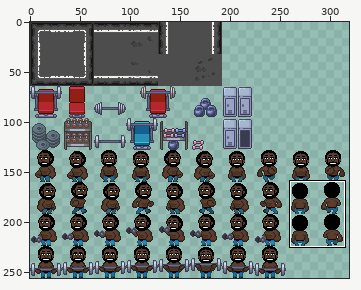
Sprite sheet -- asset-canister/nft/d490e01c-b2a9-48a8-a2b7-70a6ca2a1806.png. Above, an overview of the earlier version with the close-up marked.
Close-up. Before the commit:
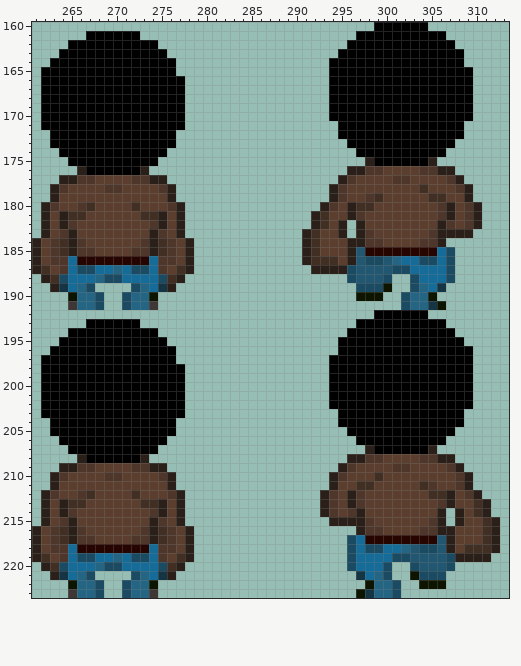
The file is 320x256 pixels. Colours within 5 levels of each other are drawn and written as one. Shown: x 261..313, y 160..223. The wide view leaves out empty margins.
The same view after the edit:
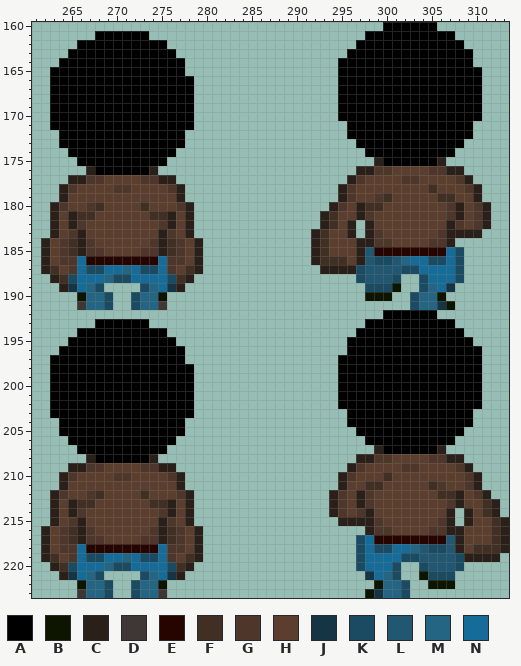
Palette (. is transparent): A #000000  B #0d1500  C #2b2019  D #3e3736  E #260500  F #412f24  G #4e372a  H #5b3e2d  J #153544  K #1b4b62  L #215770  M #246584  N #156c99
Changes in this commit:
y 160: x 299 A -> .; x 305 . -> A
y 161: x 267 A -> .; x 273 . -> A; x 297 A -> .; x 307 . -> A
y 162: x 265 A -> .; x 275 . -> A; x 296 A -> .; x 308 . -> A
y 163: x 264 A -> .; x 276 . -> A; x 295 A -> .; x 309 . -> A
y 164: x 263 A -> .; x 277 . -> A; x 294 A -> .; x 309 . -> A
y 165: x 262 A -> .; x 277 . -> A; x 294 A -> .; x 310 . -> A
y 166..170: x 262 A -> .; x 278 . -> A; x 294 A -> .; x 310 . -> A
y 171: x 262 A -> .; x 278 . -> A; x 295 A -> .; x 309 . -> A
y 172: x 263 A -> .; x 277 . -> A; x 295 A -> .; x 309 . -> A
y 173: x 263 A -> .; x 277 . -> A; x 296 A -> .; x 308 . -> A
y 174: x 264 A -> .; x 276 . -> A; x 297 A -> .; x 307 . -> A
y 175: x 265 A -> .; x 275 . -> A; x 298..299 CA -> .C; x 305..306 C. -> AC
y 176: x 266..267 CA -> .C; x 273..274 C. -> AC; x 296 C -> .; x 298 G -> C; x 300 H -> G; x 304 G -> H; x 306 C -> G; x 308 . -> C
y 177: x 264 C -> .; x 266 G -> C; x 268 H -> G; x 272 G -> H; x 274 C -> G; x 276 . -> C; x 295..297 CGH -> .CG; x 301 G -> H; x 303 H -> G; x 307..309 GC. -> HGC
y 178: x 263..265 CGH -> .CG; x 269 G -> H; x 271 H -> G; x 275..277 GC. -> HGC; x 294..296 CGH -> .CG; x 304..305 FH -> HF; x 308..310 GC. -> HGC
y 179: x 263..264 CH -> .C; x 276..277 C. -> HC; x 294..296 CGH -> .CG; x 298..300 GFH -> HGF; x 305 F -> H; x 307 H -> F; x 309..310 C. -> HC
y 180: x 262..264 CGH -> .CG; x 266..268 GFH -> HGF; x 272..273 FH -> HF; x 276..278 GC. -> HGC; x 293..297 CGHCF -> .CGHC; x 299 H -> F; x 306..311 GCHGC. -> HGCHGC
y 181: x 262..265 CHCF -> .CHC; x 267 H -> F; x 273 F -> H; x 275..278 CHC. -> FCHC; x 292..294 CFH -> .CF; x 296..298 CGH -> HCG; x 306..311 GCHGC. -> HGCHGC
y 182: x 262..266 CHCGH -> .CHCG; x 274..278 GCHC. -> HGCHC; x 292..298 CFHC.CH -> .CFHC.C; x 306..311 CGHGC. -> HCGHGC
y 183: x 262..266 CHGCH -> .CHGC; x 274..278 CGHC. -> HCGHC; x 291..293 CFH -> .CF; x 295..299 C.CGH -> HC.CG; x 305..306 GC -> HG; x 310 . -> C
y 184: x 261..267 CHGFCGH -> .CHGFCG; x 273..279 GCFGHC. -> HGCFGHC; x 291..293 CFH -> .CF; x 296 C -> H; x 298 G -> C; x 300 H -> G; x 304 G -> H; x 306..307 C. -> GC
y 185: x 261..266 CHGFCG -> .CHGFC; x 268 H -> G; x 272 G -> H; x 274..279 CFGHC. -> GCFGHC; x 291..293 CFH -> .CF; x 296..298 CLE -> HCL; x 306..308 NK. -> ENK
y 186: x 261..263 CHG -> .CH; x 265..266 NE -> GN; x 274..275 NG -> EN; x 277..279 HC. -> GHC; x 291..292 CF -> .C; x 295..298 HCLK -> FHCL; x 300..302 LMN -> KLM; x 304 K -> N; x 306..308 NK. -> KNK
y 187: x 261..266 CFHGNK -> .CFHGN; x 268 N -> K; x 270..272 MNK -> NMN; x 274..279 NGHFC. -> KNGHFC; x 292 C -> .; x 296..297 KL -> CK; x 301 K -> L; x 303 N -> K; x 307..308 K. -> NK
y 188: x 262..265 CFKN -> .CFK; x 268..269 MK -> NM; x 271 N -> K; x 275..278 KFC. -> NKFC; x 296..297 KL -> .K; x 300..301 K. -> LK; x 303..304 KN -> .K; x 307..308 K. -> NK
y 189: x 263..268 CJNMK. -> .CJNMK; x 272..277 KMNJC. -> .KMNJC; x 297 K -> .; x 300..301 B. -> KB; x 303..307 KMNJ. -> .KMNJ
y 190: x 265..266 BM -> .B; x 268..269 K. -> MK; x 271..272 KM -> .K; x 274..275 B. -> MB; x 297 B -> .; x 300 . -> B; x 302..303 KM -> .K; x 305..306 B. -> MB
y 191: x 265..266 DM -> .D; x 268..269 K. -> MK; x 271..272 KM -> .K; x 274..275 D. -> MD; x 302..303 KM -> .K; x 305..307 JB. -> MJB
y 192: x 299 A -> .; x 305 . -> A
y 193: x 267 A -> .; x 273 . -> A; x 297 A -> .; x 307 . -> A
y 194: x 265 A -> .; x 275 . -> A; x 296 A -> .; x 308 . -> A
y 195: x 264 A -> .; x 276 . -> A; x 295 A -> .; x 309 . -> A
y 196: x 263 A -> .; x 277 . -> A; x 295 A -> .; x 310 . -> A
y 197: x 262 A -> .; x 277 . -> A; x 294 A -> .; x 310 . -> A
y 198..202: x 262 A -> .; x 278 . -> A; x 294 A -> .; x 310 . -> A
y 203: x 262 A -> .; x 278 . -> A; x 295 A -> .; x 309 . -> A
y 204: x 263 A -> .; x 277 . -> A; x 295 A -> .; x 309 . -> A
y 205: x 263 A -> .; x 277 . -> A; x 296 A -> .; x 308 . -> A
y 206: x 264 A -> .; x 276 . -> A; x 297 A -> .; x 307 . -> A
y 207: x 265 A -> .; x 275 . -> A; x 298..299 CA -> .C; x 305..306 C. -> AC
y 208: x 266..267 CA -> .C; x 273..274 C. -> AC; x 296 C -> .; x 298 G -> C; x 300 H -> G; x 304 G -> H; x 306 C -> G; x 308 . -> C
y 209: x 264 C -> .; x 266 G -> C; x 268 H -> G; x 272 G -> H; x 274 C -> G; x 276 . -> C; x 295..297 CGH -> .CG; x 301 G -> H; x 303 H -> G; x 307..309 GC. -> HGC
y 210: x 263..265 CGH -> .CG; x 269 G -> H; x 271 H -> G; x 275..277 GC. -> HGC; x 294..296 CGH -> .CG; x 299..300 FH -> HF; x 308..310 GC. -> HGC
y 211: x 263..264 CH -> .C; x 276..277 C. -> HC; x 294..295 CH -> .C; x 297 F -> H; x 299 H -> F; x 304..306 FGH -> HFG; x 308..310 GC. -> HGC
y 212: x 262..264 CGH -> .CG; x 266..268 GFH -> HGF; x 272..273 FH -> HF; x 276..278 GC. -> HGC; x 293..298 CGHCGH -> .CGHCG; x 305 F -> H; x 307..311 CHGC. -> FCHGC
y 213: x 262..265 CHCF -> .CHC; x 267 H -> F; x 273 F -> H; x 275..278 CHC. -> FCHC; x 293..298 CGHCGH -> .CGHCG; x 306..308 GCH -> HGC; x 310..312 FC. -> HFC
y 214: x 262..266 CHCGH -> .CHCG; x 274..278 GCHC. -> HGCHC; x 293..298 CGHGCH -> .CGHGC; x 306..312 C.CHFC. -> HC.CHFC
y 215: x 262..266 CHGCH -> .CHGC; x 274..278 CGHC. -> HCGHC; x 294 C -> .; x 298..299 GH -> CG; x 305..309 GC.CH -> HGC.C; x 311..313 FC. -> HFC
y 216: x 261..267 CHGFCGH -> .CHGFCG; x 273..279 GCFGHC. -> HGCFGHC; x 297..298 CG -> .C; x 300 H -> G; x 304 G -> H; x 306 C -> G; x 308 H -> C; x 311..313 FC. -> HFC
y 217: x 261..266 CHGFCG -> .CHGFC; x 268 H -> G; x 272 G -> H; x 274..279 CFGHC. -> GCFGHC; x 296..298 KNE -> .KN; x 306..308 LCH -> ELC; x 311..313 FC. -> HFC
y 218: x 261..263 CHG -> .CH; x 265..266 NE -> GN; x 274..275 NG -> EN; x 277..279 HC. -> GHC; x 296..298 KNK -> .KN; x 300 N -> K; x 302..304 MLK -> NML; x 306..309 LCHF -> KLCH; x 312..313 C. -> FC
y 219: x 261..266 CFHGNK -> .CFHGN; x 268 N -> K; x 270..272 MNK -> NMN; x 274..279 NGHFC. -> KNGHFC; x 296..297 KN -> .K; x 301 K -> N; x 303 L -> K; x 307..308 KC -> LK; x 312 . -> C
y 220: x 262..265 CFKN -> .CFK; x 268..269 MK -> NM; x 271 N -> K; x 275..278 KFC. -> NKFC; x 296..297 KN -> .K; x 300..301 K. -> NK; x 303..304 KL -> .K; x 307..308 K. -> LK
y 221: x 263..268 CJNMK. -> .CJNMK; x 272..277 KMNJC. -> .KMNJC; x 297..301 JNMK. -> .JNMK; x 303..304 BK -> .B; x 307 . -> K
y 222: x 265..266 BM -> .B; x 268..269 K. -> MK; x 271..272 KM -> .K; x 274..275 B. -> MB; x 298..299 BM -> .B; x 301..302 K. -> MK; x 304 B -> .; x 307 . -> B
y 223: x 265..266 DM -> .D; x 268..269 K. -> MK; x 271..272 KM -> .K; x 274..275 D. -> MD; x 297..299 BJM -> .BJ; x 301..302 K. -> MK
Changed places in both close-ups, as pixel boxes (x1, y1, x2, y2):
changed: (302, 22, 509, 598)
changed: (32, 31, 203, 598)
